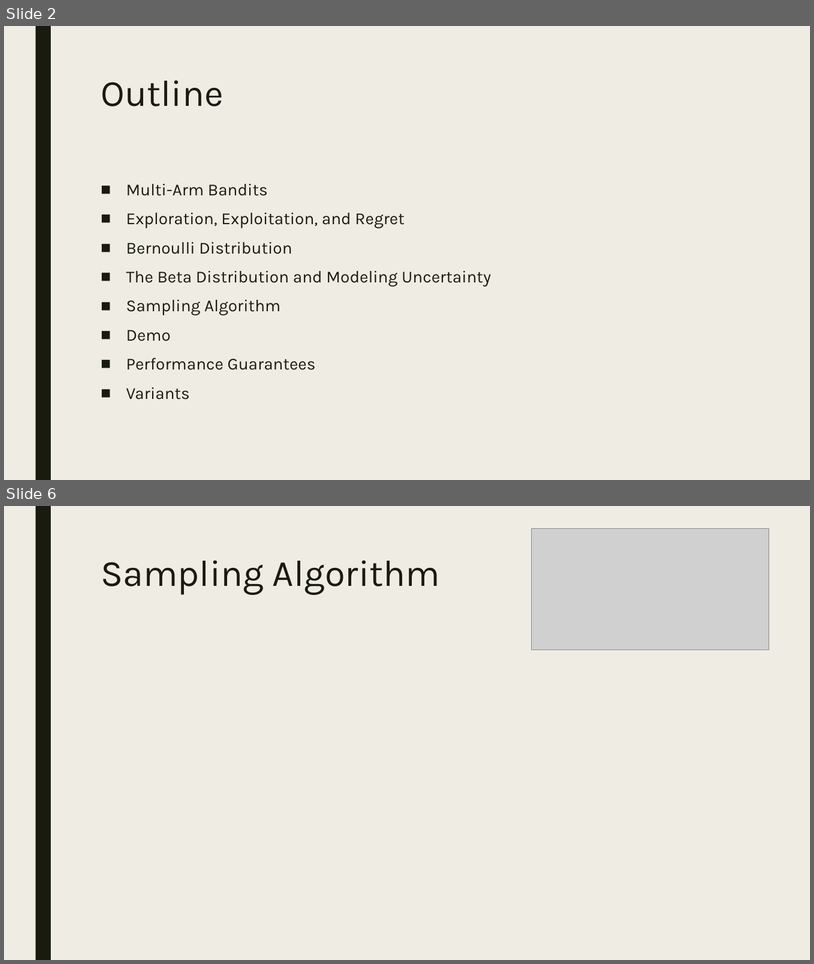
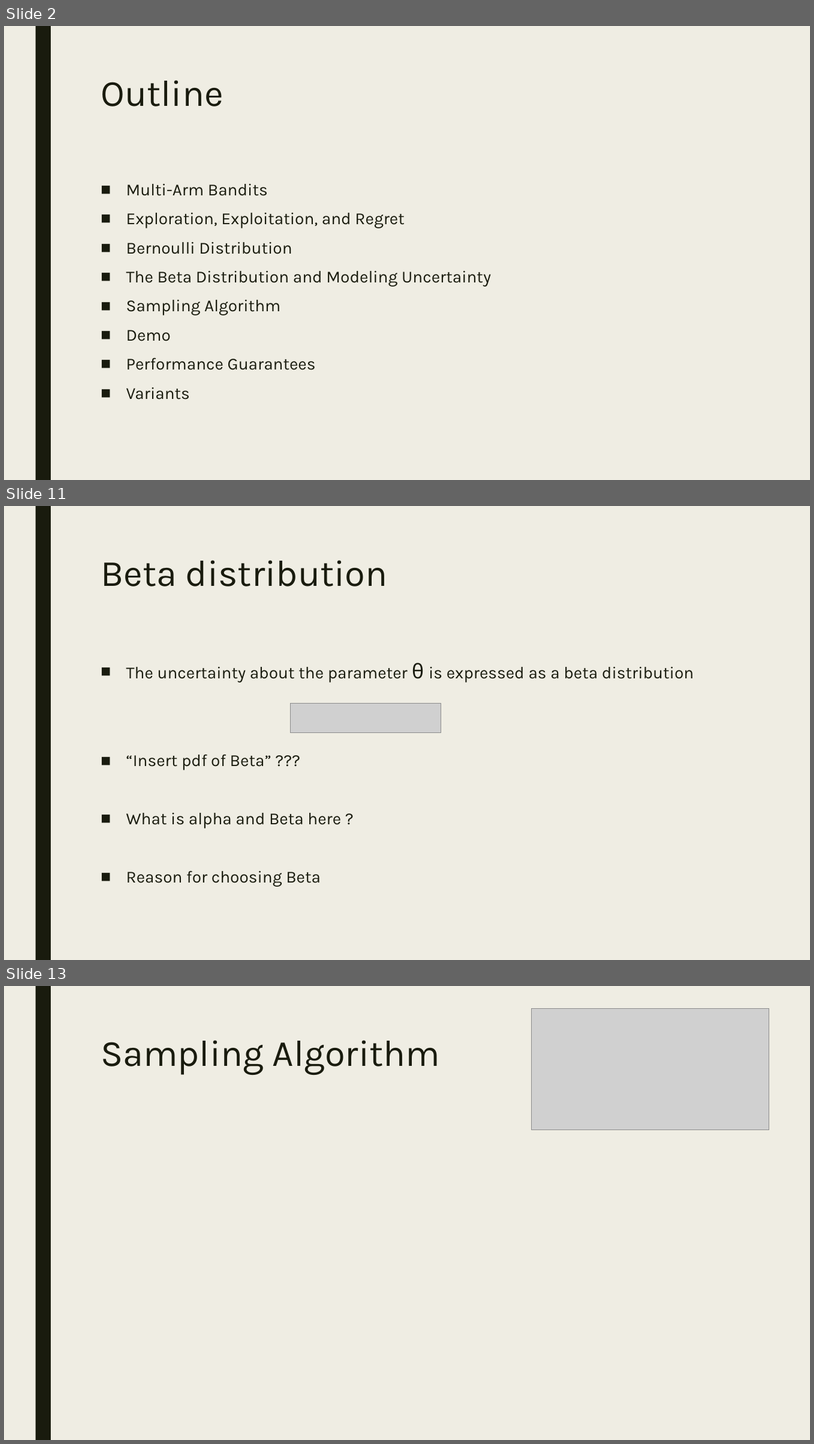
Before and after one commit to CourseReps/ECEN689-Fall2018, a slide deck: Students/mason-rumuly/tutorial/Thompson Sampling.pptx. Shown one above the other, each under a label of ours: slides 2 and 6 before the commit, slides 2, 11 and 13 after it; the slides between them are not shown. The pictures are 814x964 and 814x1444 pixels, drawn with LibreOffice and Linux fonts; fonts in the diff are those of the drawing; grey boxes stand for pictures. Boxes give left, top, right and bottom in pixels: in the first picture for what was removed or moved away, otherwise in the second. Text is boxed around its words. In the diff, an @@ line names an element or a change of style, - is before the commit and + after.

```diff
--- a/Students/mason-rumuly/tutorial/Thompson Sampling.pptx
+++ b/Students/mason-rumuly/tutorial/Thompson Sampling.pptx
@@ slide 11 added at <box>4,506,810,960</box>, background #EFEDE3; not listed: 1 template element that a slide beside it also shows @@
@@ title added at <box>101,560,388,586</box>, 44 pt, text #191B0E @@
+Beta distribution
@@ text added at <box>126,663,694,886</box>, 20 pt, text #191B0E @@
+■ The uncertainty about the parameter θ is expressed as a beta distribution
+■ “Insert pdf of Beta” ???
+■ What is alpha and Beta here ?
+■ Reason for choosing Beta
@@ picture added at <box>291,703,441,733</box> @@
@@ what was slide 6 is now slide 13 @@
```
Also in this commit, not shown: 1 slide changed, 8 other slides added, 2 slides removed.
